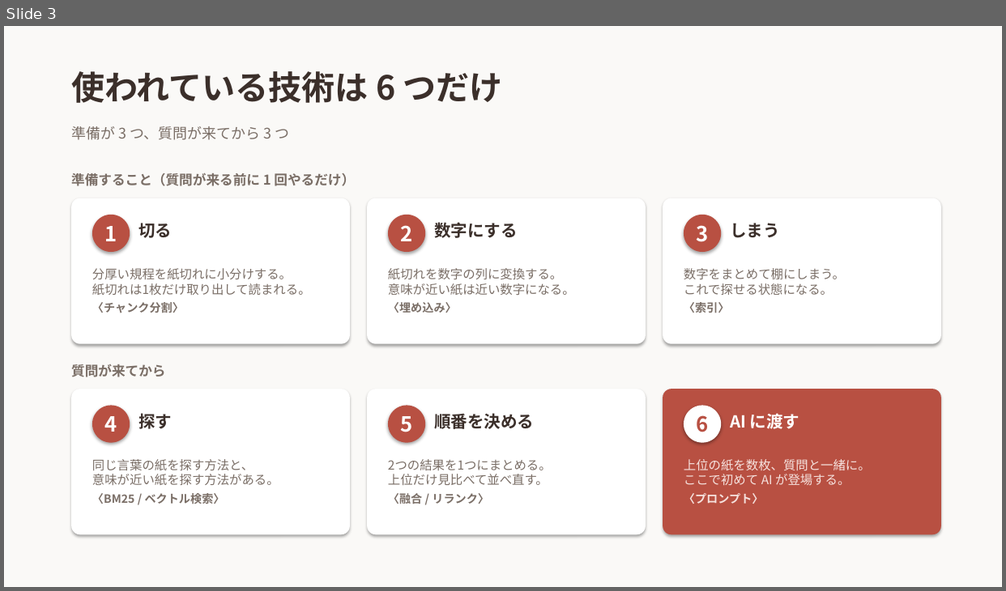
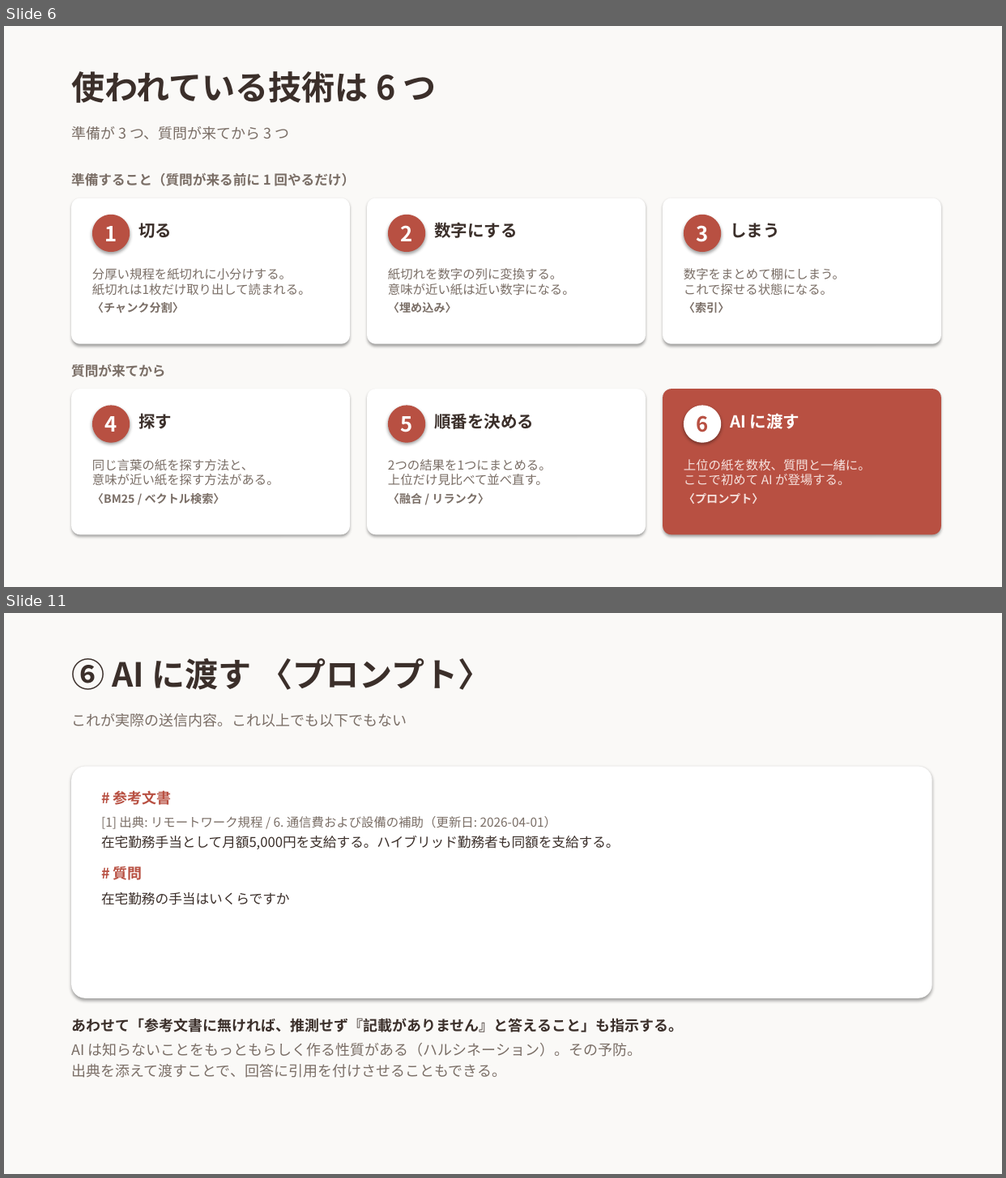
Before and after one commit to 20061111adg-debug/rag-workshop, a slide deck: docs/RAGとは.pptx. Shown one above the other, each under a label of ours: slide 3 before the commit, slides 6 and 11 after it; the slides between them are not shown. The pictures are 1006x591 and 1006x1178 pixels, drawn with LibreOffice and Linux fonts; fonts in the diff are those of the drawing. Boxes give left, top, right and bottom in pixels: in the first picture for what was removed or moved away, otherwise in the second. Text is boxed around its words. In the diff, an @@ line names an element or a change of style, - is before the commit and + after.

Commit message:
スライドを RAG の説明だけに再構成し、HTML版を削除する
「RAGとは何か」という題に対して、中身の半分が本プロジェクトの検証結果になっていた。
題と内容が合っていないため、説明だけに絞って組み直した。

本編12枚 ＋ 付録4枚。
名前の分解から始め、なぜ必要か、ファインチューニングとの違い、
AIは検索していない、技術要素6つ、①〜⑥の各工程、まとめ、という順序。
埋め込みの深掘り3枚は付録に回した。

まとめは「社内に入れるなら」という説明していない話になっていたため、
話した内容を振り返る形に作り直した。

HTML版は削除した。pptx と同じ内容を手で二重管理する必要があり、
実際に一度、片方だけ修正して食い違う事故が起きたため。
GitHub 上では HTML が表示されないので共有用としても機能しない。

```diff
--- a/docs/RAGとは.pptx
+++ b/docs/RAGとは.pptx
@@ slide 11 added at [4,613,1002,1174], background #FAF9F7 @@
@@ text added at [71,658,491,690], 32 pt, text #3B2F2A, bold @@
+⑥ AI に渡す 〈プロンプト〉
@@ text added at [71,713,407,727], 14 pt, text #7A6E66 @@
+これが実際の送信内容。これ以上でも以下でもない
@@ rounded rectangle added at [71,766,932,999], fill #FFFFFF @@
@@ text added at [101,790,620,905], 13 pt, text #3B2F2A @@
+# 参考文書
+[1] 出典: リモートワーク規程 / 6. 通信費および設備の補助（更新日: 2026-04-01）
+在宅勤務手当として月額5,000円を支給する。ハイブリッド勤務者も同額を支給する。
+# 質問
+在宅勤務の手当はいくらですか
@@ text added at [71,1018,683,1078], 14 pt, text #7A6E66 @@
+あわせて「参考文書に無ければ、推測せず『記載がありません』と答えること」も指示する。
+AI は知らないことをもっともらしく作る性質がある（ハルシネーション）。その予防。
+出典を添えて渡すことで、回答に引用を付けさせることもできる。
@@ what was slide 3 is now slide 6 @@
@@ slide 6 changed as well @@
@@ text at [71,71,437,103]: text changed @@
-使われている技術は 6 つだけ
+使われている技術は 6 つ
```
Also in this commit, not shown: 4 other slides changed, 10 other slides added, 5 slides removed, 1 other file.
